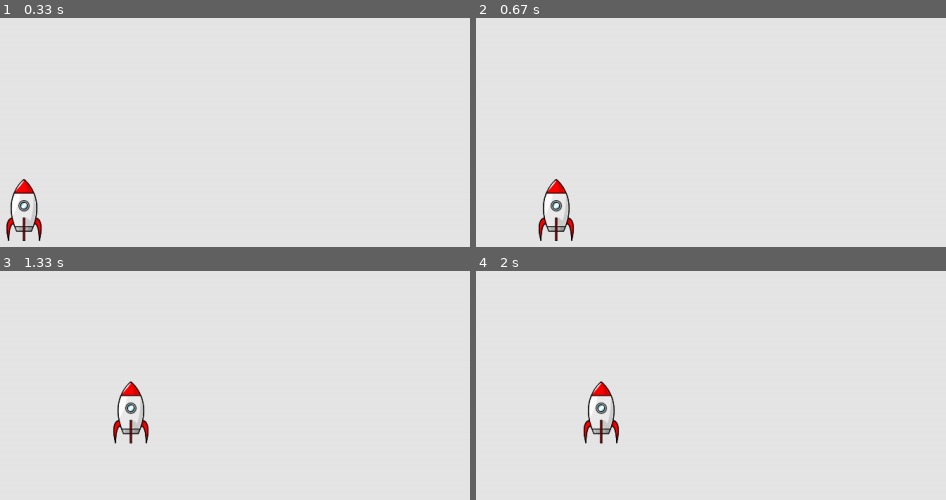
Above: before the commit, frames 1-4 (two rows, left to right).
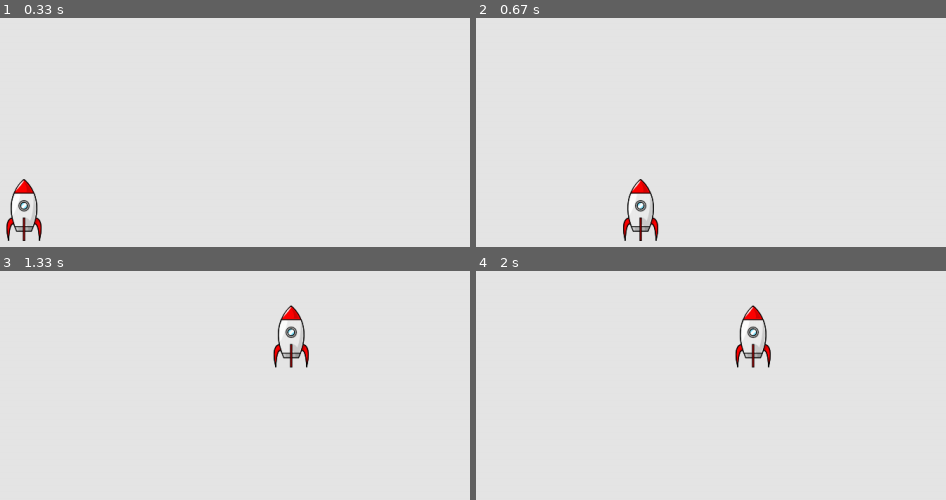
Above: after the commit, the same moments.

Repository: f-vdb/2D-SpaceFlight-pygame
Game: pygame game, started from spaceFlight.py
Same seed, same stepped clock (60 frames per second), same inputs: the game is played once before the commit and once after it.
Inputs:
- Up to frame 1 (0.33 s): no input
- Up to frame 2 (0.67 s): hold Right from 0.33 s (still down)
- Up to frame 3 (1.33 s): release Right at 0.8 s; hold Up 0.83-1.13 s; hold Right from 1.17 s (still down)
- Up to frame 4 (2 s): release Right at 1.63 s; hold Left from 1.67 s (still down)

Frame 1 is identical in both runs. In frame 2, 1.7% of the frame differs, in the area x 13-39%, y 70-98%; in frame 3, 1.8%, in the area x 24-66%, y 14-76%; in frame 4, 1.7%.

Commit message:
- einige leere Zeilen entfernt

Diff:
--- a/gameFunctions.py
+++ b/gameFunctions.py
@@ -14,6 +14,7 @@
     elif event.key == pygame.K_DOWN:
         myShip.movingDown = True
 
+
 def checkKeyUpEvents(event, myship):
     if event.key == pygame.K_RIGHT:
         myship.movingRight = False
@@ -23,6 +24,7 @@
         myship.movingUp = False
     elif event.key == pygame.K_DOWN:
         myship.movingDown = False
+
 
 def checkEvents(myShip):
     """Respond to keypress and mouse events."""
--- a/settings.py
+++ b/settings.py
@@ -8,6 +8,6 @@
         self.screenHight = 600
         self.backgroundColor = (230, 230, 230)
         self.windowCaption = "Space Flight"
-        self.myShipSpeed = 4
+        self.myShipSpeed = 10
         self.myShipDistanceBottomEdge = 10
         self.fps = 60
--- a/ship.py
+++ b/ship.py
@@ -16,8 +16,6 @@
         # Plaziert jedes das Raumschiff mittig am unteren Bidlschirmrand.
         self.rect.centerx = self.screen_rect.centerx
         self.rect.bottom = self.screen_rect.bottom - mySettings.myShipDistanceBottomEdge
-
-
 
         self.movingRight = False
         self.movingLeft = False
--- a/spaceFlight.py
+++ b/spaceFlight.py
@@ -1,6 +1,5 @@
 import sys
 import pygame
-
 import settings
 import ship
 import gameFunctions as gf
